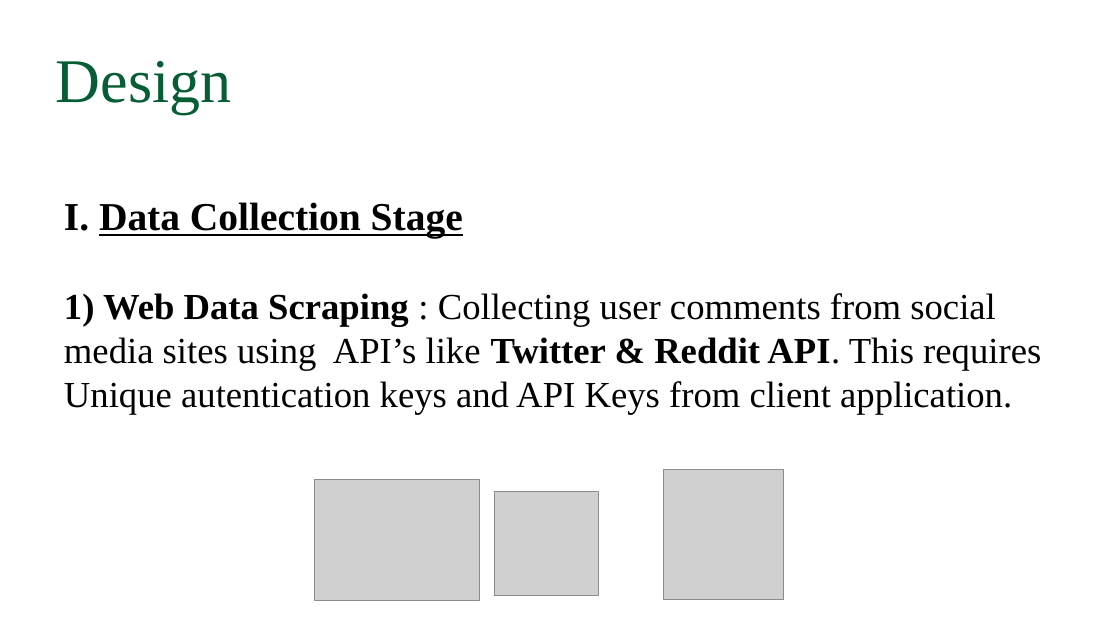
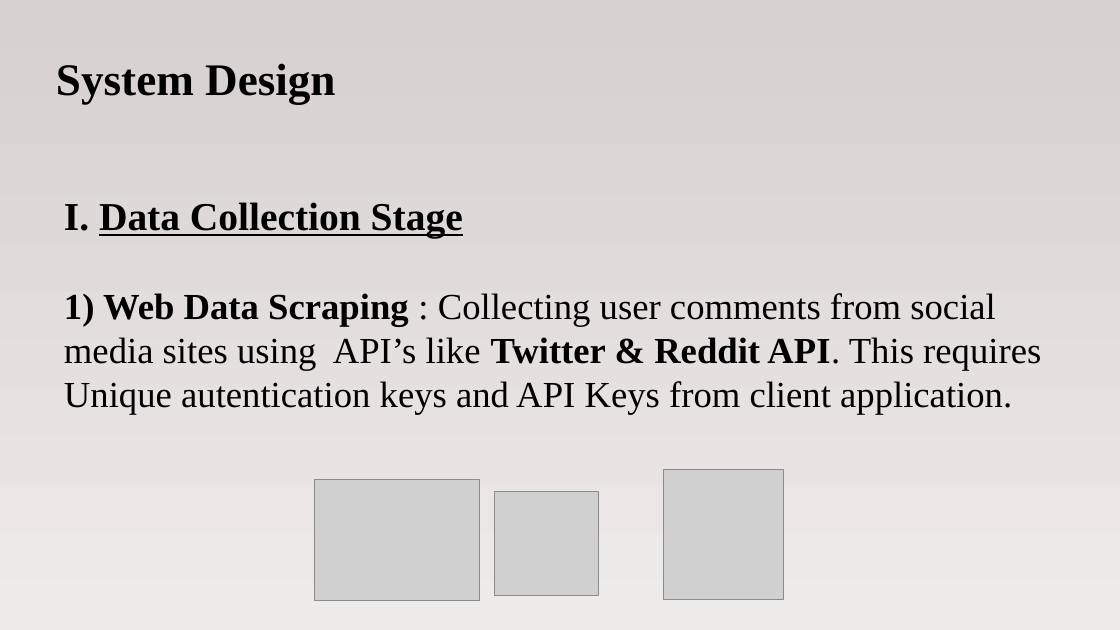
Before and after one commit to alfinwilliam/Sports-Match-Analysis-using-Social-Media-Mining, a slide deck: slide 12 of docs/projectppt.odp. Drawn at 1120x630 pixels with LibreOffice and Linux fonts; fonts in the diff are those of the drawing; grey boxes stand for pictures. Boxes give left, top, right and bottom in pixels: in the first picture for what was removed or moved away, otherwise in the second. Text is boxed around its words. In the diff, an @@ line names an element or a change of style, - is before the commit and + after.

```diff
--- a/docs/projectppt.odp
+++ b/docs/projectppt.odp
@@ background #FFFFFF to gradient #D6D0D0 to #EEEBEB @@
@@ title at bbox=[56, 63, 335, 105]: text changed; size 44 to 32 pt; text colour #075D34 to #000000; bold on @@
-Design
+System Design
```
Also in this commit, not shown: 14 other slides changed, 13 slides added, 6 slides removed.
